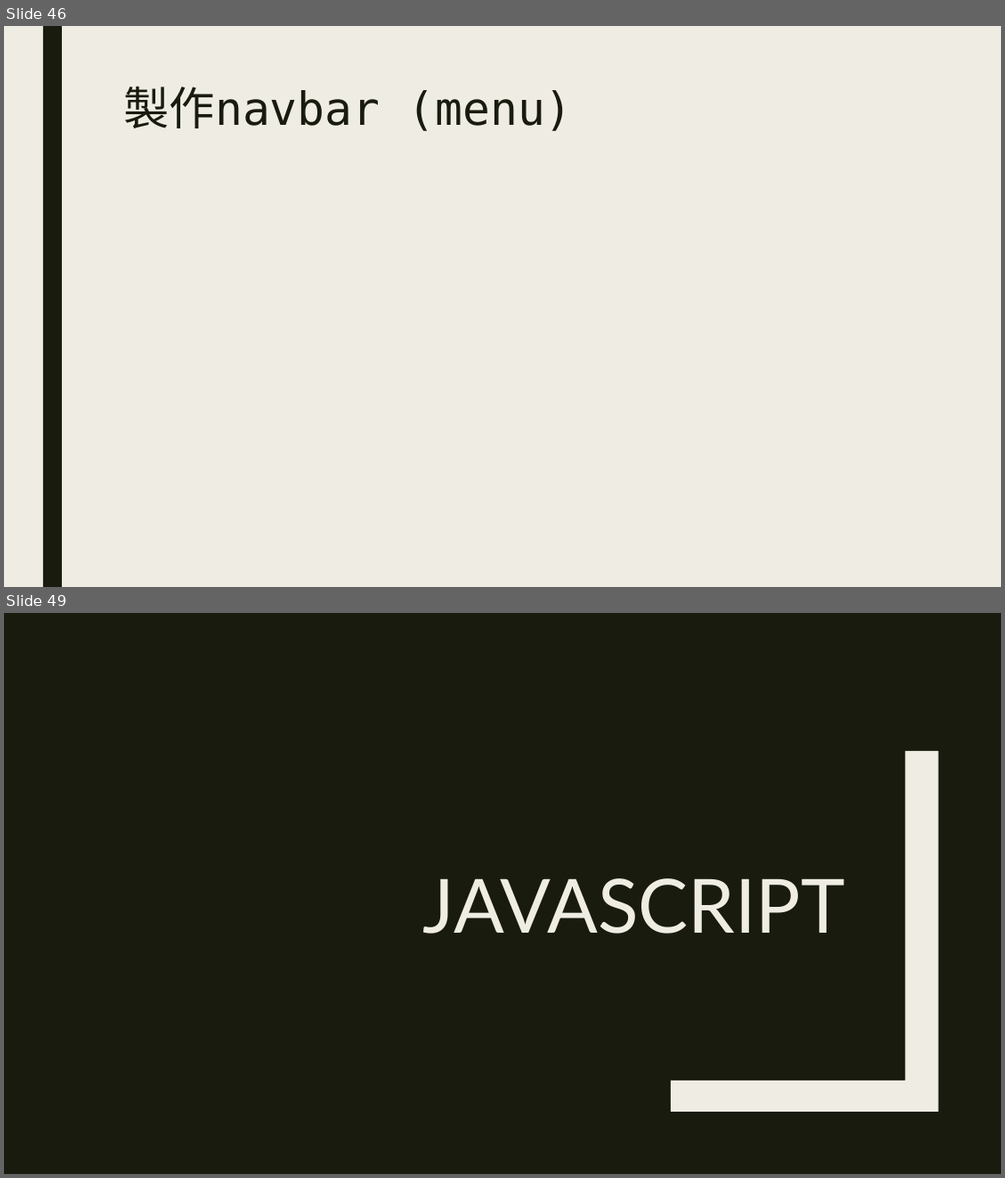
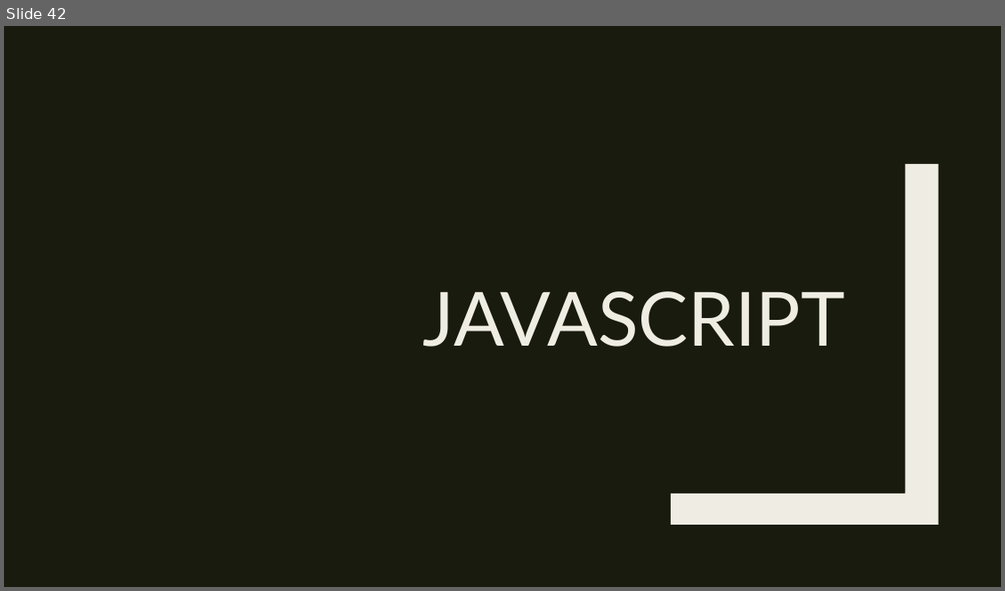
Before and after one commit to Alicexdcw/FrontEndTutorial, a slide deck: HTML & CSS & Javascript - starbuck.pptx. Shown one above the other, each under a label of ours: slides 46 and 49 before the commit, slide 42 after it; the slides between them are not shown. The pictures are 1005x1178 and 1005x591 pixels, drawn with LibreOffice and Linux fonts; fonts in the diff are those of the drawing. Boxes give left, top, right and bottom in pixels: in the first picture for what was removed or moved away, otherwise in the second. Text is boxed around its words. In the diff, an @@ line names an element or a change of style, - is before the commit and + after.

```diff
--- a/HTML & CSS & Javascript - starbuck.pptx
+++ b/HTML & CSS & Javascript - starbuck.pptx
@@ slide 46 removed at [4, 26, 1001, 587], background #EFEDE3 @@
@@ rectangle removed at [43, 26, 62, 587] @@
@@ title removed at [123, 87, 572, 131] @@
-製作navbar (menu)
@@ what was slide 49 is now slide 42 @@
```
Also in this commit, not shown: 4 slides changed, 19 slides added, 23 other slides removed, 11 other files.
